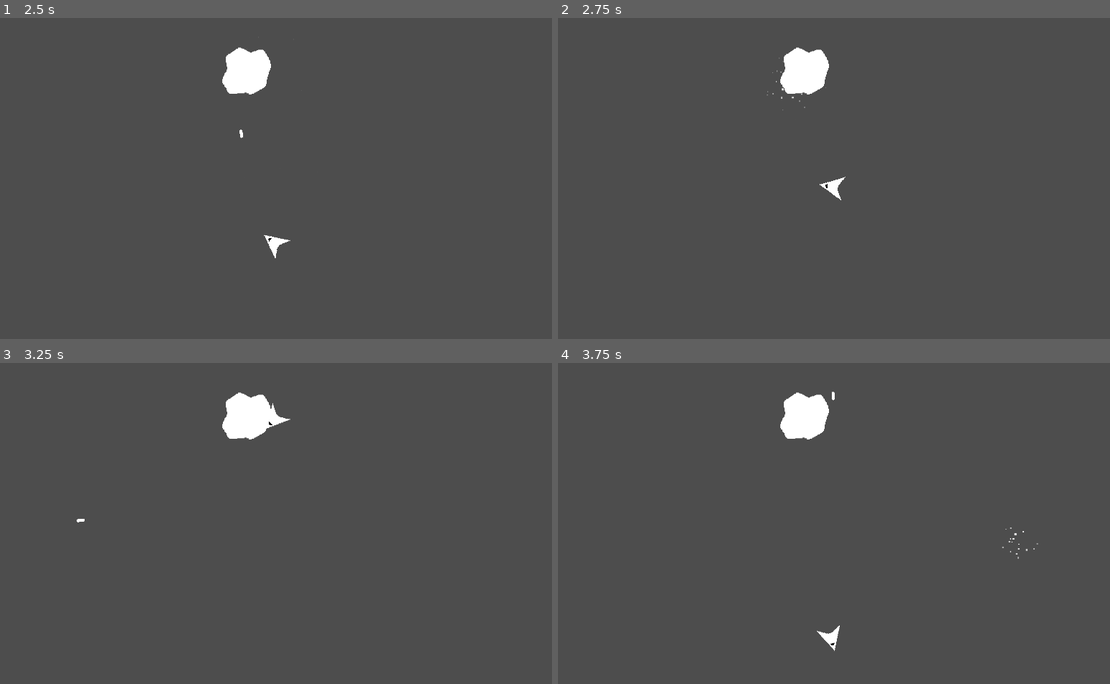
Above: before the commit, frames 1-4 (two rows, left to right).
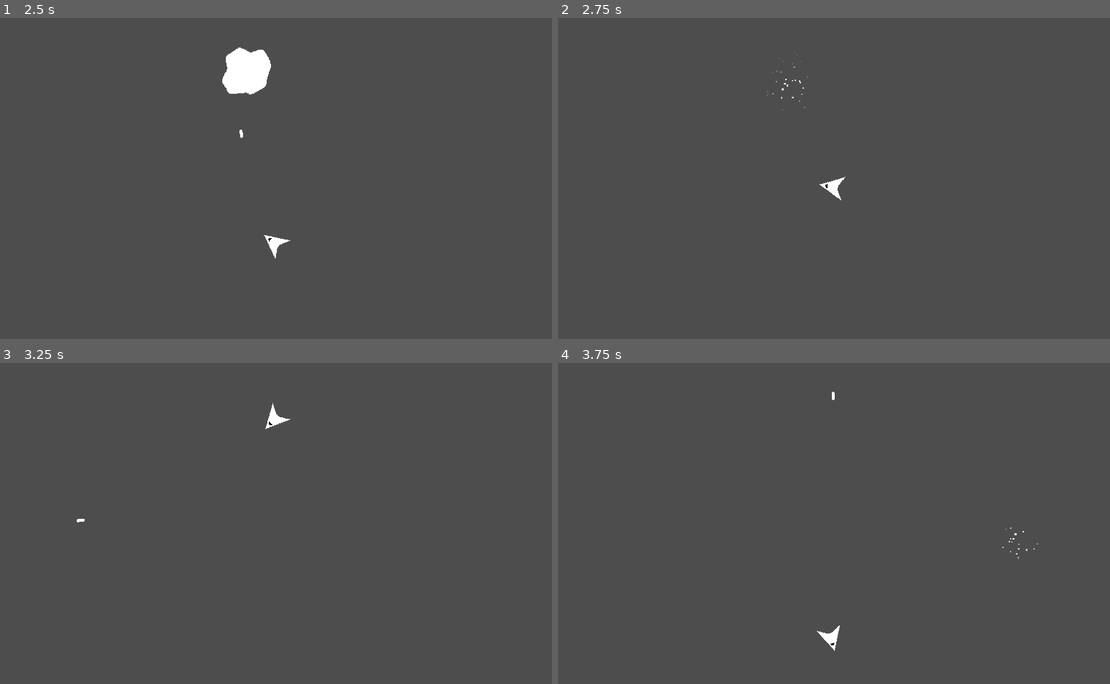
Above: after the commit, the same moments.

Repository: JustinRyanH/1bit_space
Game: Godot game, scene res://scenes/demo.tscn
Same seed, same stepped clock (60 frames per second), same inputs: the game is played once before the commit and once after it.
Inputs:
- Up to frame 1 (2.5 s): tap Enter at 0.5 s; hold W (Accelerate) 0.53-2.03 s; tap Space (Fire) at 0.6, 1.35, 2.1 s; hold A (Rotate Left) from 2.03 s (still down)
- Up to frame 2 (2.75 s): keep holding A (Rotate Left)
- Up to frame 3 (3.25 s): keep holding A (Rotate Left); tap Space (Fire) at 2.85 s
- Up to frame 4 (3.75 s): keep holding A (Rotate Left); tap Space (Fire) at 3.6 s

Frame 1 is identical in both runs. In frame 2, 1.0% of the frame differs, in the area x 40-50%, y 9-24%; in frame 3, 1.0%; in frame 4, 1.0%.

Commit message:
destroy the asteroid

Diff:
--- a/actors/asteroid.gd
+++ b/actors/asteroid.gd
@@ -1,5 +1,15 @@
 extends Node2D
 
+@export var health: float = 1:
+	set(value):
+		health = value
+		if health <= 0:
+			destroy()
+	get:
+		return health
+
+func destroy() -> void:
+	queue_free()
 
 func _on_hurtbox_component_hurt(hitbox: HitboxComponent) -> void:
-	print(hitbox.get_parent().name)
+	health -= hitbox.damage
--- a/actors/projectile.gd
+++ b/actors/projectile.gd
@@ -4,9 +4,11 @@
 
 @onready var actor_move_component := $ActorMoveComponent as ActorMoveComponent
 @onready var destroy_component: = $DestroyComponent as DestoryComponent
+@onready var hitbox_component: = $HitboxComponent as HitboxComponent
 
 func _ready() -> void:
 	actor_move_component.speed = projectile_stats.speed
+	hitbox_component.damage = projectile_stats.damage
 
 func _on_hurtbox_component_hurt(hitbox: HitboxComponent) -> void:
 	destroy_component.destroy()
--- a/resources/basic_projectile.tres
+++ b/resources/basic_projectile.tres
@@ -1,8 +1,8 @@
 [gd_resource type="Resource" script_class="ProjectileStates" load_steps=2 format=3 uid="uid://bknvwgw8c0u7h"]
 
-[ext_resource type="Script" path="res://resources/projectile_stats.gd" id="1_oneo7"]
+[ext_resource type="Script" path="res://resources/projectile_stats.gd" id="1_5f60g"]
 
 [resource]
-script = ExtResource("1_oneo7")
+script = ExtResource("1_5f60g")
 speed = 1000.0
-damage = 10.0
+damage = 1.0
